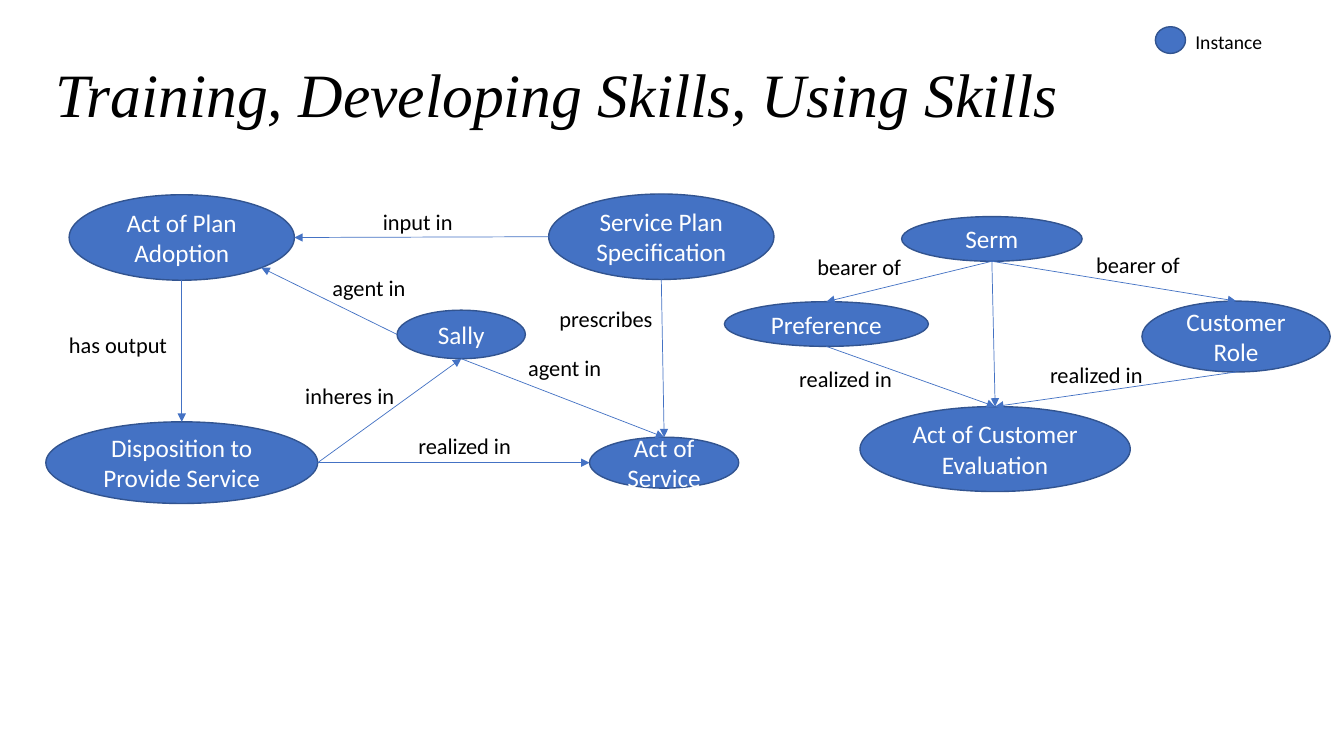
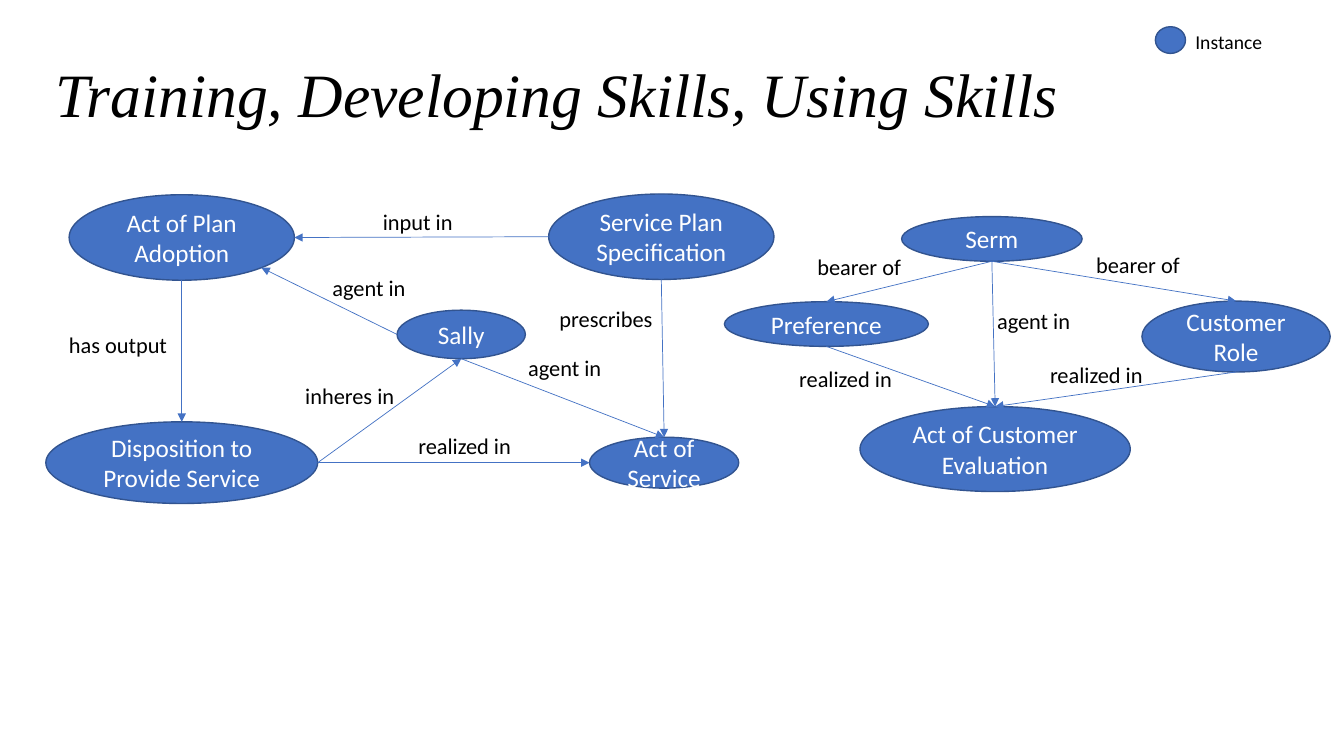
Before and after one commit to NCOR-US/CHAMP, a slide deck: slide 69 of NIST IOF Presentation 4.24.18.pptx (slide 68 before the commit). Drawn at 1344x756 pixels with LibreOffice and Linux fonts; fonts in the diff are those of the drawing. Boxes give left, top, right and bottom in pixels: in the first picture for what was removed or moved away, otherwise in the second. Text is boxed around its words. In the diff, an @@ line names an element or a change of style, - is before the commit and + after.

```diff
--- a/NIST IOF Presentation 4.24.18.pptx
+++ b/NIST IOF Presentation 4.24.18.pptx
@@ text added at [997, 313, 1070, 333], 16 pt, text #000000 @@
+agent in
```
Also in this commit, not shown: 3 other slides changed, 4 slides added.
